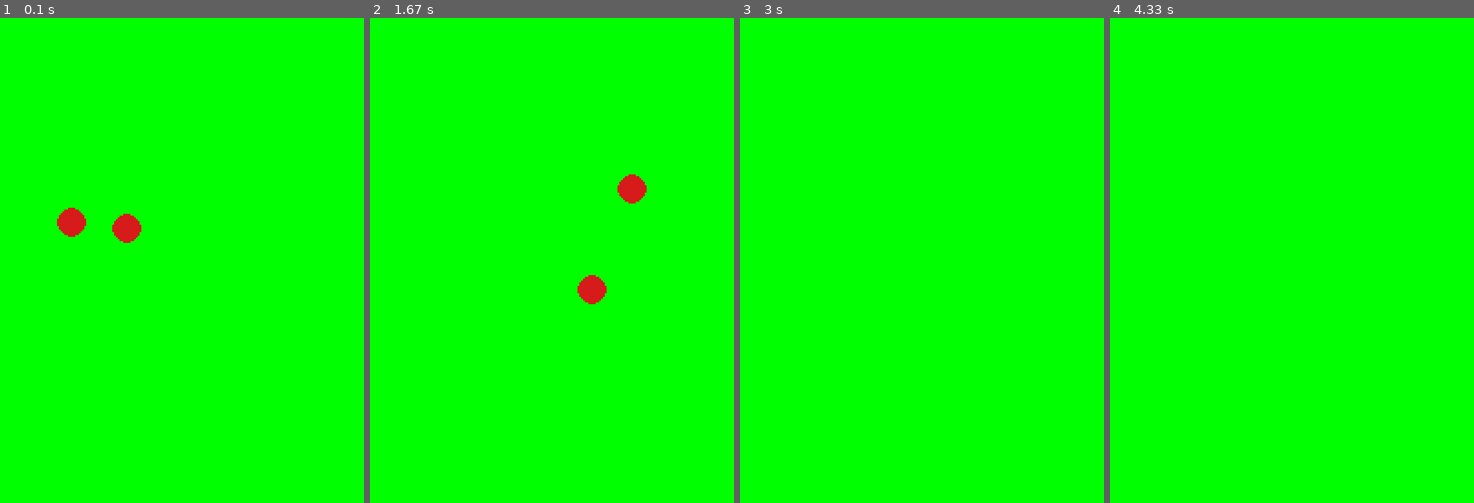
Above: before the commit, frames 1-4 (left to right).
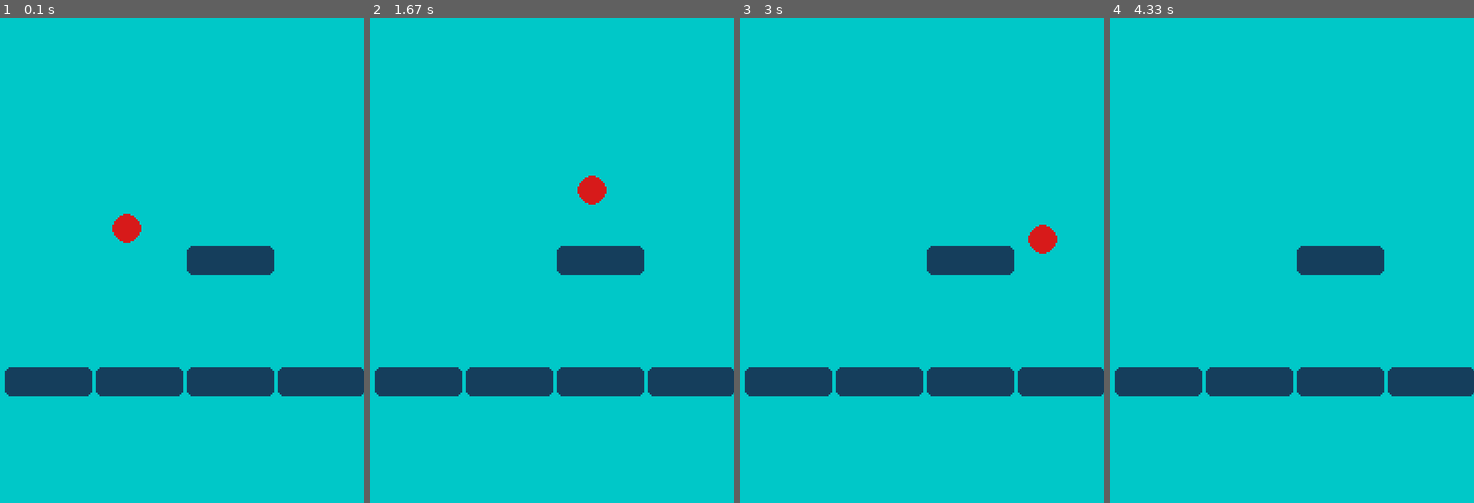
Above: after the commit, the same moments.

Repository: BenedictMendola/PinBall
Game: pygame game, started from PinballRunner.py
Two runs of this game, one before a commit and one after it. Both use one fixed random seed, a clock stepped at 60 frames per second and the inputs below.
Inputs:
- Up to frame 1 (0.1 s): no input
- Up to frame 2 (1.67 s): no input
- Up to frame 3 (3 s): no input
- Up to frame 4 (4.33 s): no input

The runs differ from the first frame. In frame 1, 100% of the frame differs, in the area x 0-100%, y 0-100%; in frame 2, 100%; in frame 3, 100%; in frame 4, 100%.

Commit message:
Collison mostly working

Diff:
--- a/GameObject.py
+++ b/GameObject.py
@@ -13,9 +13,18 @@
         self.transform = Transform.Transform(position,scale,vectorAngle)
         self.spriteRender = None
         self.ridgidbody = None
+        self.collider = None
 
     def addSpriteRenderer(self,imagePath: str):
         self.spriteRender = SpriteRenderer.SpriteRenderer(imagePath)
 
     def addRidgidBody(self,velocity:float,angularV: float,mass: float):
         self.ridgidbody = Physics.RigidBody(velocity,angularV,mass)
+
+    def addBoxCollider(self):
+        xMax =self.spriteRender.surface.get_width() /2 * self.transform.scale.x
+        xMin =self.spriteRender.surface.get_width() /2 * self.transform.scale.x
+        yMax =self.spriteRender.surface.get_height() /2 * self.transform.scale.y
+        yMin =self.spriteRender.surface.get_height() /2 * self.transform.scale.y
+
+        self.collider = Physics.Collider(xMax,xMin,yMax,yMin)
--- a/Physics.py
+++ b/Physics.py
@@ -1,4 +1,5 @@
 import Vector3
+import VectorMath
 
 
 class RigidBody:
@@ -30,3 +31,69 @@
     for object in gameObjects:
         if (object.ridgidbody != None):
                 object.ridgidbody.addGravity(gravityScale,deltaTime)
+
+#all of the edges have a slope, if at least two of the sides slopes are past it but not the ones on the opposite side.
+
+class Collider: #normaly a box collider
+    def __init__(self,xMax: float,xMin:float,yMax:float,yMin:float):
+        self.xMax = xMax
+        self.xMin = xMin
+        self.yMax = yMax
+        self.yMin = yMin
+
+def checkIfColliding(object1,object2):
+
+
+
+    col1 = object1.collider
+    col2 = object2.collider
+
+    x1 = object1.transform.position.x
+    x2 = object2.transform.position.x
+    y1 = object1.transform.position.y
+    y2 = object2.transform.position.y
+
+    #print(f"Object 1:{x1,y1}    object 2 {x2,y2}")
+
+    oneYOver = ((y1 - col1.yMax < y2 + col2.yMin) and (y1 + col1.yMin > y2 - col2.yMin))
+    oneXOver = (x1 - col1.xMax < x2 + col2.xMax) and (x1 - col1.xMax > x2 - col2.xMax)
+
+    #makes sure that one but not both of the vertical sides of col 1 is greater than col 2
+    #oneXOver = ((col1.xMax + x1 > col2.xMax + x2) and (col1.xMin + x1 < col2.xMax + x2) or (col1.xMin + x1 < col2.xMin + x2) and (col1.xMax + x1 > col2.xMin + x2))
+    #oneYOver = ((col1.yMax + y1 > col2.yMax + y2) and (col1.yMin + y1< col2.yMax + y2) or (col1.yMin +y1 < col2.yMin+ y2) and (col1.yMax +y1> col2.yMin+y2))
+
+    if(oneXOver and oneYOver):
+        return True
+    return False
+
+
+def collison(gameObjects: list, o1 : int, o2: int):
+    #Apply forces to ones with rigid bodys
+    object1 = gameObjects[o1]
+    object2 = gameObjects[o2]
+
+
+    if(object1.ridgidbody != None):
+        #determining which dir to canncel
+        if (object2.transform.position.y - object2.collider.yMax > object1.transform.position.y > object2.transform.position.y - object2.collider.yMax):
+            object1.ridgidbody.velocity.x = -object1.ridgidbody.velocity.x
+        else:
+            object1.ridgidbody.velocity.y = -object1.ridgidbody.velocity.y
+
+
+        #object1.ridgidbody.velocity = VectorMath.mul(object1.ridgidbody.velocity,Vector3.Vector3(-1,-1,-1))
+
+
+def checkAllCollisons(gameObjects):
+
+    #this method only needs to check all active rigid body objects to see if their colliding.
+    i = 0
+    while(i < len(gameObjects)):
+        if(gameObjects[i].ridgidbody != None):
+            j = 0
+            while(j < len(gameObjects)):
+                if((i != j and gameObjects[j].collider != None)and checkIfColliding(gameObjects[i],gameObjects[j])):
+                    collison(gameObjects,i,j)
+                j+=1
+
+        i+=1
--- a/PinballRunner.py
+++ b/PinballRunner.py
@@ -4,6 +4,7 @@
 import Vector3
 import Physics
 import TimeTracker
+import Prefabs
 
 #initialising pygame and configuring basic stuff so the window will pop up
 pygame.init()
@@ -23,28 +24,28 @@
 #testCode
 
 
-testObject = GameObject.GameObject("Test Object 2",Vector3.Vector3(200,400,0),Vector3.Vector3(3,3,1),Vector3.Vector3(2,3,4))
-testObject.addRidgidBody(Vector3.Vector3(100,-600,0),0,10)
-testObject.addSpriteRenderer('Assets\RedCircle1.png')
-gameObjects.append(testObject)
-
-testObject = GameObject.GameObject("Test Object 3",Vector3.Vector3(100,400,0),Vector3.Vector3(3,3,1),Vector3.Vector3(2,3,4))
-testObject.addRidgidBody(Vector3.Vector3(200,-700,0),0,10)
-testObject.addSpriteRenderer('Assets\RedCircle1.png')
-gameObjects.append(testObject)
 
 
+gameObjects.append(Prefabs.makeRedCircle(Vector3.Vector3(200,400,0),Vector3.Vector3(1,1,1),Vector3.Vector3(100,-600,0),0,10))
+
+
+
+gameObjects.append(Prefabs.makeBlueBox(Vector3.Vector3(80,600,0),Vector3.Vector3(0,0,0)))
+gameObjects.append(Prefabs.makeBlueBox(Vector3.Vector3(230,600,0),Vector3.Vector3(0,0,0)))
+gameObjects.append(Prefabs.makeBlueBox(Vector3.Vector3(380,600,0),Vector3.Vector3(0,0,0)))
+gameObjects.append(Prefabs.makeBlueBox(Vector3.Vector3(530,600,0),Vector3.Vector3(0,0,0)))
+gameObjects.append(Prefabs.makeBlueBox(Vector3.Vector3(380,400,0),Vector3.Vector3(0,0,0)))
 #basic game loop, everything must run in this loop
 while running:
     gameTicks += 1
 
-    #delete once game runs naturaly at reasoanple framerate
+
 
 
 
     Physics.addGravityAll(gameObjects,timeTracker.deltaTime,gravityScale)
+    Physics.checkAllCollisons(gameObjects)
     Physics.moveObjects(gameObjects,timeTracker.deltaTime)
-
     #Should always be as close to back as possible, renders the current frame. ONLY PUT INFRONT OF EVENTS THAT NEED TO BE AFTER
     renderer.renderFrame(gameObjects)
 
--- /dev/null
+++ b/Prefabs.py
@@ -0,0 +1,15 @@
+import GameObject
+import Vector3
+
+def makeRedCircle(startingPos: Vector3.Vector3, vectorAngle:Vector3.Vector3,initVelocity: Vector3.Vector3,angularVelocity:int,mass:int):
+    redCircle = GameObject.GameObject("RedCircle",startingPos,Vector3.Vector3(3,3,1),vectorAngle)
+    redCircle.addRidgidBody(initVelocity,angularVelocity,mass)
+    redCircle.addSpriteRenderer('Assets\RedCircle1.png')
+    redCircle.addBoxCollider()
+    return redCircle
+
+def makeBlueBox(startingPos: Vector3.Vector3,vectorAngle: Vector3.Vector3):
+    colisionBox = GameObject.GameObject("Collison Box",startingPos,Vector3.Vector3(3,3,1),vectorAngle)
+    colisionBox.addSpriteRenderer('Assets\Rectangle.png')
+    colisionBox.addBoxCollider()
+    return colisionBox
--- a/Renderer.py
+++ b/Renderer.py
@@ -1,12 +1,12 @@
 import pygame
-import GameObject
+
 
 class Renderer:
 
     def __init__(self,screenSize: tuple):
         self.screenSize = screenSize
         self.screen = pygame.display.set_mode(screenSize)
-        self.backgroundColor = pygame.Color(0,255,0)
+        self.backgroundColor = pygame.Color(0,200,200)
 
     def renderFrame(self,objects: list):
        self.screen.fill(self.backgroundColor)
Binary file added: Assets/Rectangle.png
Not shown, added: Assets/Rectangle.aseprite
